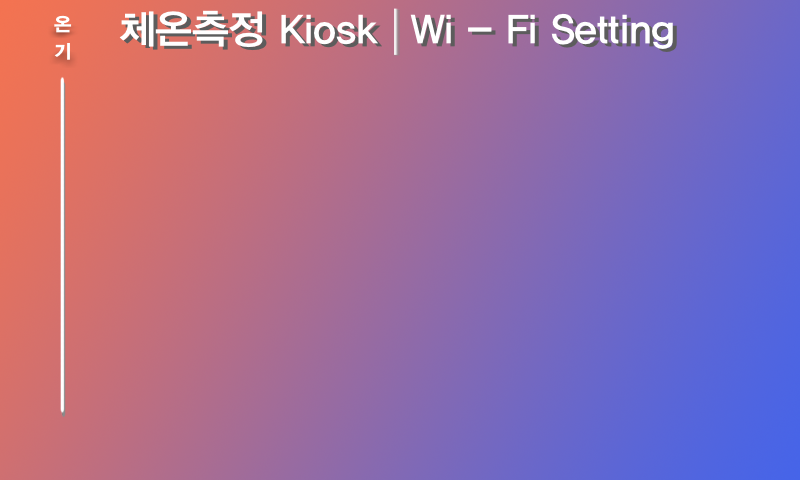
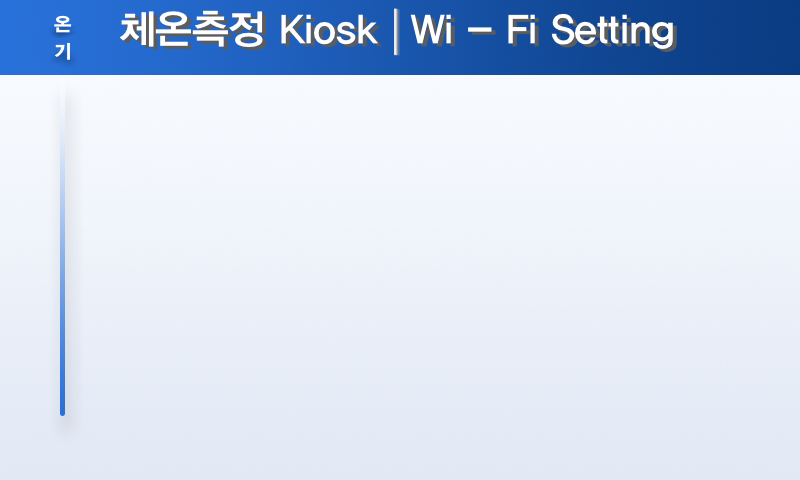
Layered file, before and after one edit (800 x 480). Changes by layer:
removed layer "레이어 2" over 0, 0, 800, 480
added layer "사각형 1" above "레이어 4" over 60, 78, 65, 416
renamed "레이어 3" to "레이어 4", moved it below "사각형 1", painted on it over 0, 0, 800, 480
